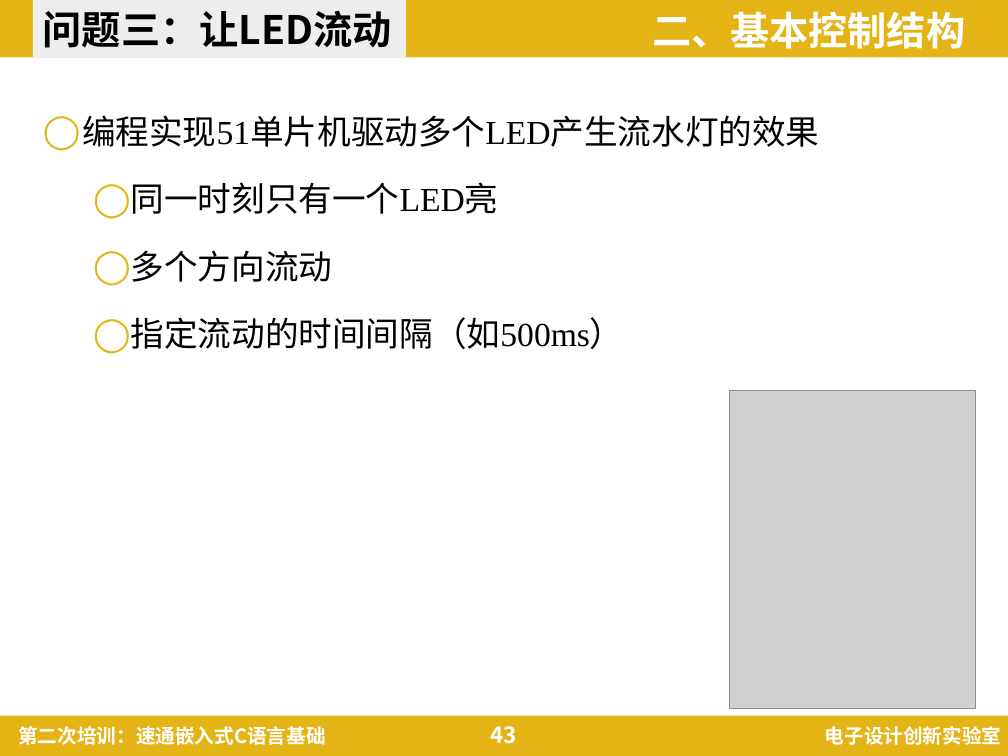
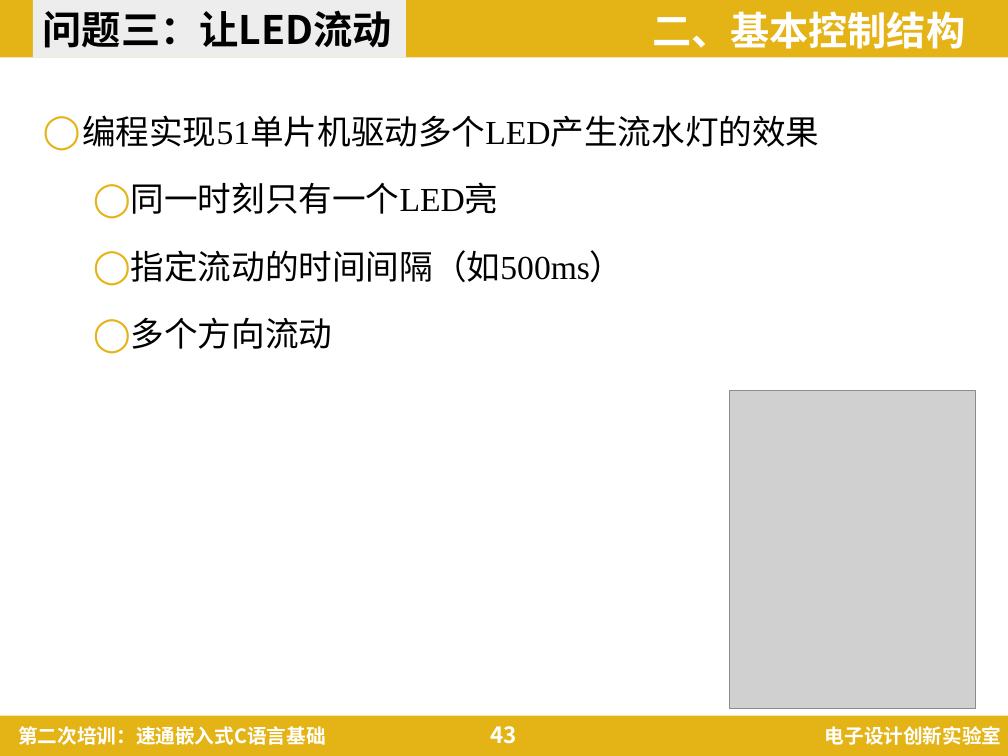
Before and after one commit to ZhoBudweiser/Embedded-C-language-Guidance, a slide deck: slide 43 of 第二次培训：速通嵌入式C语言基础.pptx. Drawn at 1008x756 pixels with LibreOffice and Linux fonts; fonts in the diff are those of the drawing; grey boxes stand for pictures; background and template pictures are left out. Boxes give left, top, right and bottom in pixels: in the first picture for what was removed or moved away, otherwise in the second. Text is boxed around its words. In the diff, an @@ line names an element or a change of style, - is before the commit and + after.

```diff
--- a/第二次培训：速通嵌入式C语言基础.pptx
+++ b/第二次培训：速通嵌入式C语言基础.pptx
@@ text at box(131, 250, 624, 282): paragraph added @@
+  ◯ 指定流动的时间间隔（如500ms）
@@ text at box(131, 317, 624, 349): paragraph removed @@
-  ◯ 指定流动的时间间隔（如500ms）
```
Also in this commit, not shown: 11 other files.
